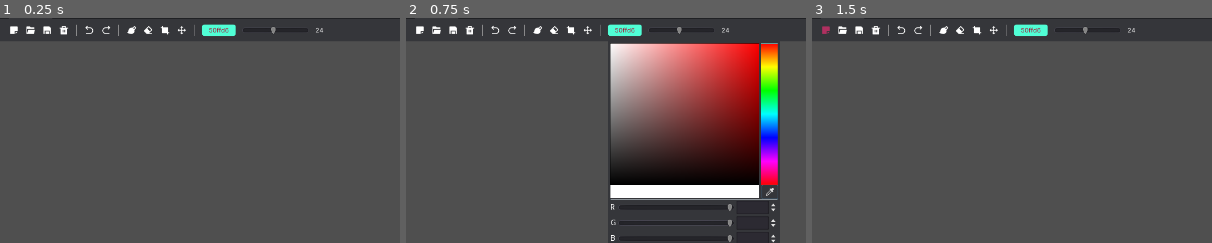
Above: before the commit, frames 1-3 (left to right).
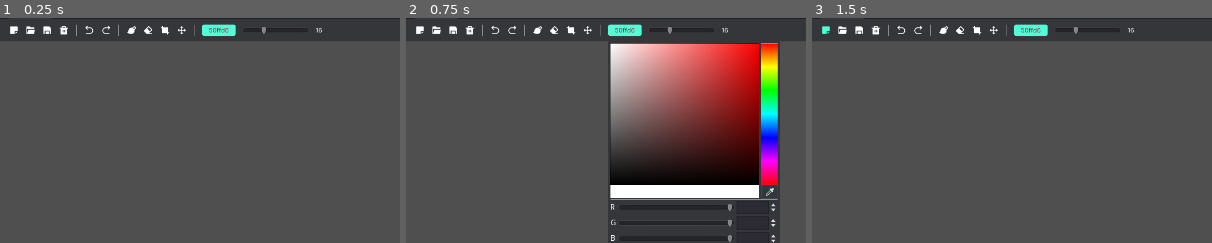
Above: after the commit, the same moments.

Repository: Epsilon0xCell/Lorien
Game: Godot game, scene res://Main.tscn
Two runs of this game, one before a commit and one after it. Both use one fixed random seed, a clock stepped at 60 frames per second and the inputs below. The engine's default icon, where the game draws it, is replaced by a stand-in: a white triangle on a blue panel in a dark square.
Inputs (mouse positions are % of the whole screen's width and height, from its top left):
- Up to frame 1 (0.25 s): no input
- Up to frame 2 (0.75 s): click "50ffd6" at 0.5 s
- Up to frame 3 (1.5 s): click (2, 7) at 1.27 s
The pictures show only the part of the screen within x 0-50%, y 4-54%; the shares and areas given below are measured in that part.

The runs differ from the first frame. In frame 1, less than 0.1% of the frame differs, in the area x 65-81%, y 4-8%; in frame 2, less than 0.1%; in frame 3, 0.1%, in the area x 2-81%, y 3-8%.

Commit message:
Savefile: added meta data as String key-value pairs in header

Diff:
--- a/lorien/Config.gd
+++ b/lorien/Config.gd
@@ -5,6 +5,6 @@
 #
 
 const DEFAULT_BRUSH_COLOR 			:= Color("50ffd6")
-const DEFAULT_BRUSH_SIZE			:= 24
+const DEFAULT_BRUSH_SIZE			:= 16
 const DEFAULT_FILE_DIALOG_PATH 		:= "C:/Users/mbrla/Desktop/Lorien"
 const DRAW_DEBUG_POINTS				:= false
--- a/lorien/Main.gd
+++ b/lorien/Main.gd
@@ -51,7 +51,8 @@
 
 # -------------------------------------------------------------------------------------------------
 func _on_save_file(filepath: String) -> void:
-	LorienIO.save_file(filepath, _canvas._brush_strokes)
+	var test_meta_data = {"Lorien": "is nice", "Mordor": "is shit"}
+	LorienIO.save_file(filepath, _canvas._brush_strokes, test_meta_data)
 
 # -------------------------------------------------------------------------------------------------
 func _on_InfiniteCanvas_mouse_entered():
--- a/lorien/UI/UIToolbar.gd
+++ b/lorien/UI/UIToolbar.gd
@@ -11,8 +11,8 @@
 signal brush_size_changed(size)
 
 # -------------------------------------------------------------------------------------------------
-const BUTTON_HOVER_COLOR = Color.maroon
-const BUTTON_CLICK_COLOR = Color.magenta
+const BUTTON_HOVER_COLOR = Color("50ffd6")
+const BUTTON_CLICK_COLOR = Color("50ffd6")
 const BUTTON_NORMAL_COLOR = Color.white
 
 # -------------------------------------------------------------------------------------------------
--- a/lorien/Utils/LorienIO.gd
+++ b/lorien/Utils/LorienIO.gd
@@ -2,10 +2,11 @@
 
 # -------------------------------------------------------------------------------------------------
 const POINT_ELEM_SIZE = 3
+const VERSION_NUMBER = 0
 const COMPRESSION_METHOD = File.COMPRESSION_DEFLATE
 
 # -------------------------------------------------------------------------------------------------
-func save_file(file_path: String, line_2d_array: Array) -> void:
+func save_file(file_path: String, line_2d_array: Array, meta_data: Dictionary) -> void:
 	var start_time := OS.get_ticks_msec()
 
 	# open file
@@ -15,7 +16,7 @@
 		printerr("Failed to open file for writing: %s" % file_path)
 		return
 
-	_write_to_binary_file(file, line_2d_array)
+	_write_to_binary_file(file, line_2d_array, meta_data)
 	file.close()
 
 	print("File saved in %d ms" % (OS.get_ticks_msec() - start_time))
@@ -39,7 +40,14 @@
 	return result
 
 # -------------------------------------------------------------------------------------------------
-func _write_to_binary_file(file: File, strokes: Array) -> void:
+func _write_to_binary_file(file: File, strokes: Array, meta_data: Dictionary) -> void:
+	var meta_data_str := _dict_to_metadata_str(meta_data)
+
+	# Meta data
+	file.store_32(VERSION_NUMBER)
+	file.store_pascal_string(meta_data_str)
+
+	# Stroke data
 	for stroke in strokes:
 		# color
 		file.store_8(stroke.color.r8)
@@ -63,8 +71,14 @@
 # -------------------------------------------------------------------------------------------------
 # TODO: this needs some error handling!
 func _read_from_binary_file(file: File) -> Array:
+	# Meta data
+	var version_number := file.get_32()
+	var meta_data_str = file.get_pascal_string()
+	var meta_data := _metadata_str_to_dict(meta_data_str)
+	print(meta_data)
+
+	# Strokes
 	var result := []
-
 	while true:
 		var brush_stroke := BrushStroke.new()
 
@@ -94,3 +108,25 @@
 			break
 
 	return result
+
+# -------------------------------------------------------------------------------------------------
+func _dict_to_metadata_str(d: Dictionary) -> String:
+	var meta_str := ""
+	for k in d.keys():
+		var v = d[k]
+		if k is String && v is String:
+			meta_str += "%s=%s," % [k, v]
+		else:
+			printerr("Metadata should be String key-value pairs only!")
+	return meta_str
+
+# -------------------------------------------------------------------------------------------------
+func _metadata_str_to_dict(s: String) -> Dictionary:
+	var meta_dict := {}
+	for kv in s.split(",", false):
+		var kv_split: PoolStringArray = kv.split("=", false)
+		if kv_split.size() != 2:
+			printerr("Invalid metadata key-value pair: %s" % kv)
+		else:
+			meta_dict[kv_split[0]] = kv_split[1]
+	return meta_dict
